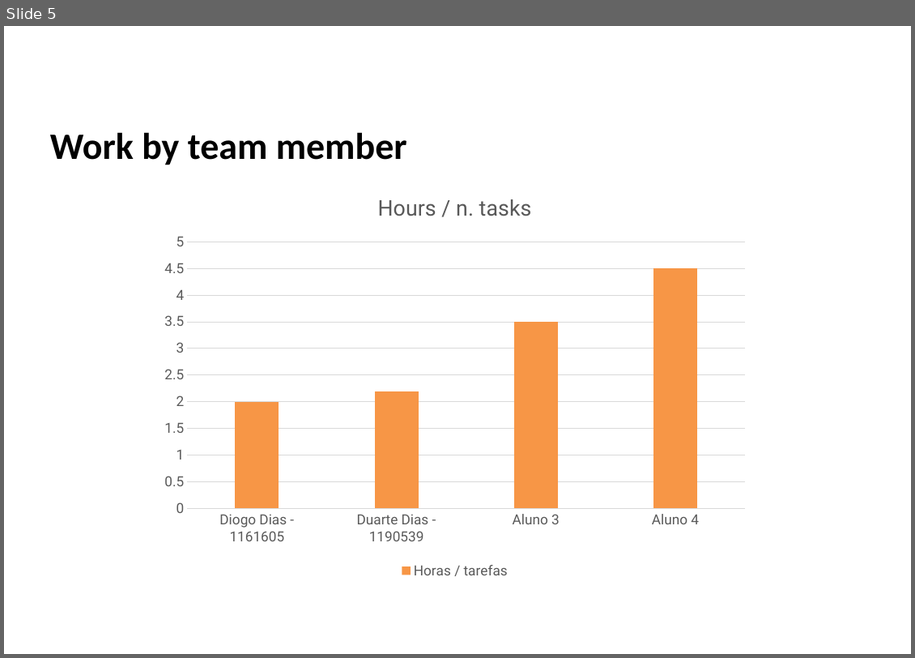
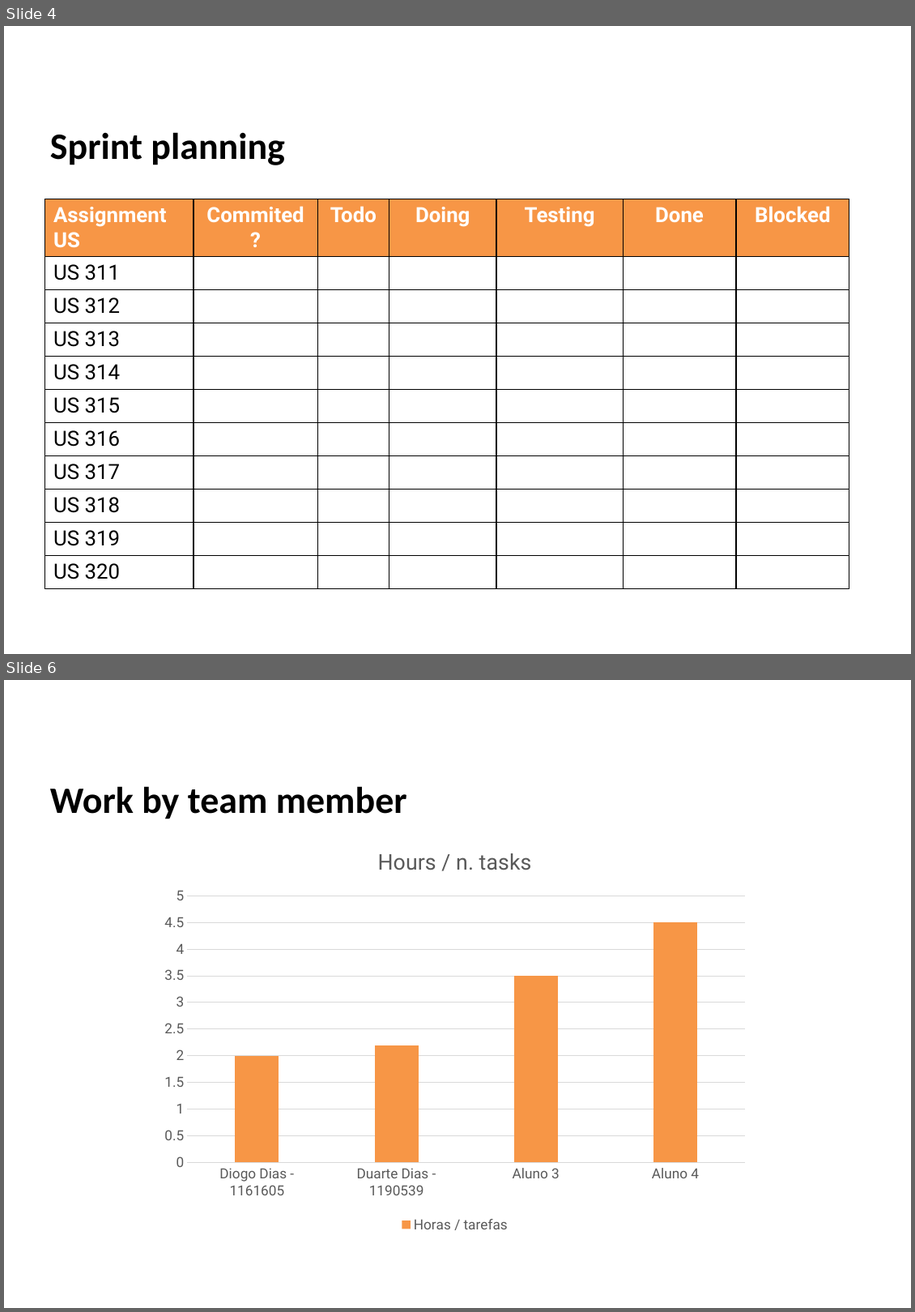
Before and after one commit to Diogosadias/LEI_PI_SEM3, a slide deck: docs/Sprint3/LAPR3 - Sprint 3 Status Report.pptx. Shown one above the other, each under a label of ours: slide 5 before the commit, slides 4 and 6 after it; the slides between them are not shown. The pictures are 915x658 and 915x1312 pixels, drawn with LibreOffice and Linux fonts; fonts in the diff are those of the drawing; background and template pictures are left out. Boxes give left, top, right and bottom in pixels: in the first picture for what was removed or moved away, otherwise in the second. Text is boxed around its words. In the diff, an @@ line names an element or a change of style, - is before the commit and + after.

```diff
--- a/docs/Sprint3/LAPR3 - Sprint 3 Status Report.pptx
+++ b/docs/Sprint3/LAPR3 - Sprint 3 Status Report.pptx
@@ slide 4 added at box(4, 26, 911, 654), background picture (left out) @@
@@ title added at box(50, 132, 285, 165), 32 pt, text #000000, bold @@
+Sprint planning
@@ table added at box(45, 199, 848, 582), 11 rows, 7 columns @@
+Assignment US | Commited? | Todo | Doing | Testing | Done | Blocked
+US 311 |  |  |  |  |  | 
+US 312 |  |  |  |  |  | 
+US 313 |  |  |  |  |  | 
+US 314 |  |  |  |  |  | 
+US 315 |  |  |  |  |  | 
+US 316 |  |  |  |  |  | 
+US 317 |  |  |  |  |  | 
+US 318 |  |  |  |  |  | 
+US 319 |  |  |  |  |  | 
+US 320 |  |  |  |  |  | 
@@ what was slide 5 is now slide 6 @@
```
Also in this commit, not shown: 7 slides changed.
